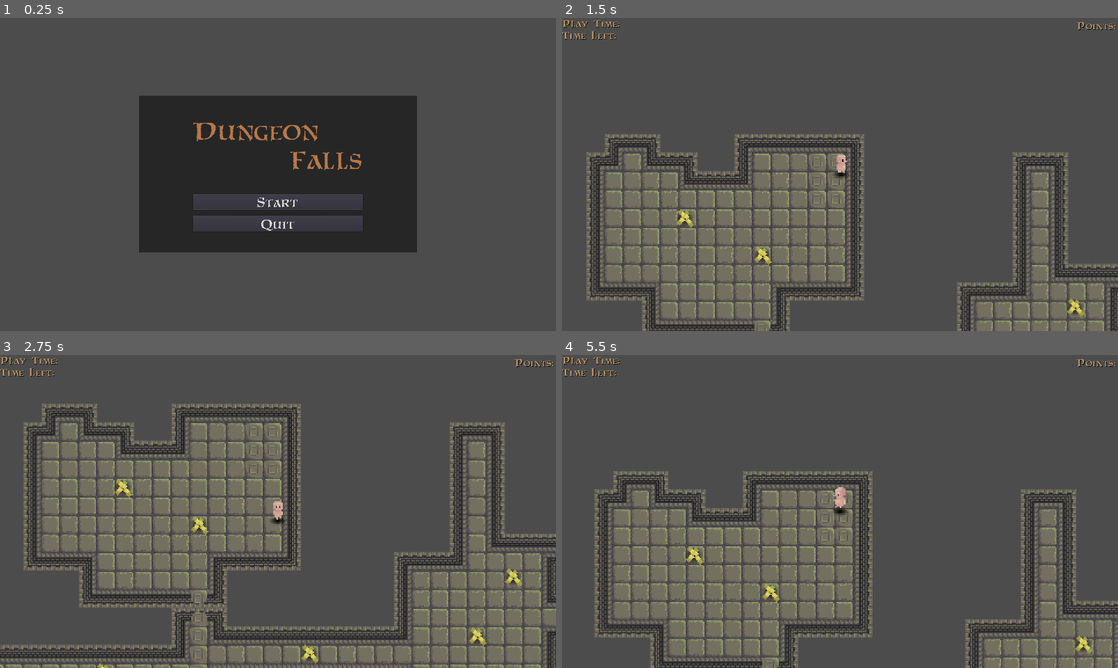
Above: before the commit, frames 1-4 (two rows, left to right).
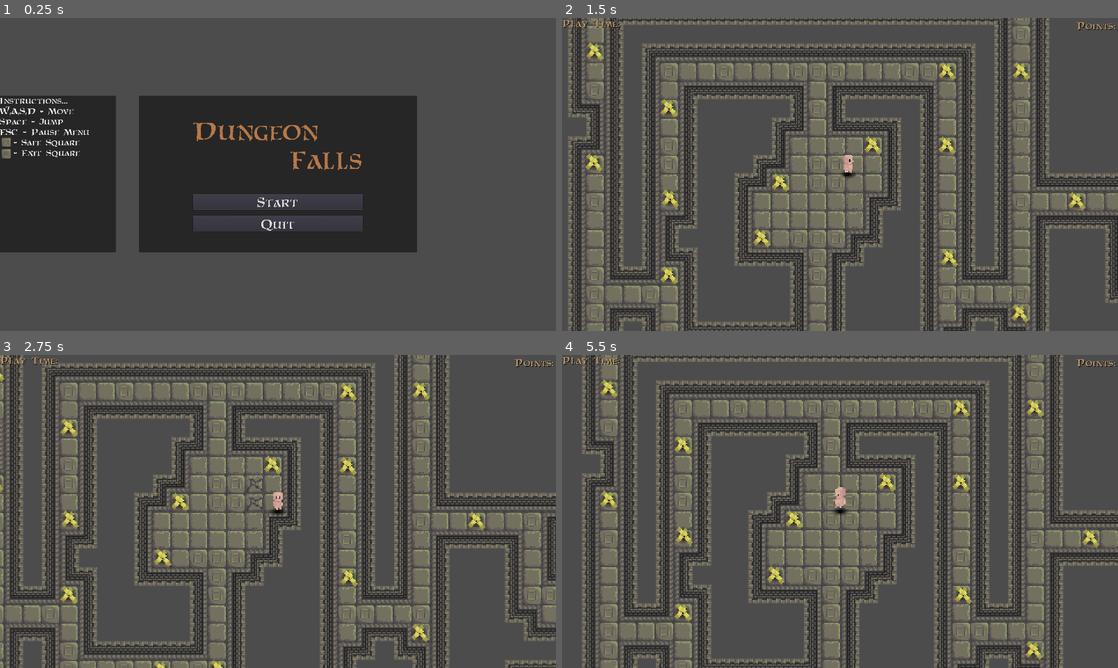
Above: after the commit, the same moments.

Repository: ObsidianBlk/DungeonFall
Game: Godot game, scene res://World.tscn
Same seed, same stepped clock (60 frames per second), same inputs: the game is played once before the commit and once after it.
Inputs:
- Up to frame 1 (0.25 s): no input
- Up to frame 2 (1.5 s): click "Start" at 0.5 s; tap Enter at 1.25 s; hold D (move_right) from 1.28 s (still down); hold Ctrl from 1.28 s (still down)
- Up to frame 3 (2.75 s): tap Space (jump) at 1.52, 2.27 s; release D (move_right) at 2.03 s; release Ctrl at 2.03 s; hold S (move_down) from 2.03 s (still down); tap Shift at 2.1 s
- Up to frame 4 (5.5 s): release S (move_down) at 2.78 s; hold D (move_right) 2.78-3.53 s; hold R 2.78-3.53 s; tap Space (jump) at 3.5, 3.77, 4.52 s; hold W (move_up) 3.53-4.28 s; tap Ctrl at 3.6 s; hold A (move_left) 4.28-5 s; hold Shift 4.28-5 s; tap Escape (ui_cancel) at 4.9 s; click "Restart" at 5 s

The runs differ from the first frame. In frame 1, 10% of the frame differs, in the area x 0-21%, y 24-75%; in frame 2, 48%; in frame 3, 50%, in the area x 0-100%, y 0-100%; in frame 4, 48%.

Commit message:
World not added last time?

Diff:
--- a/World.tscn
+++ b/World.tscn
@@ -6,6 +6,7 @@
 [ext_resource path="res://scripts/World.gd" type="Script" id=4]
 [ext_resource path="res://scripts/UI/TimersCTRL.gd" type="Script" id=5]
 [ext_resource path="res://scripts/UI/SimpleUI.gd" type="Script" id=6]
+[ext_resource path="res://assets/graphics/tilesets/tilesetA/tilesetA_Floors.png" type="Texture" id=7]
 
 [sub_resource type="DynamicFontData" id=1]
 font_path = "res://assets/fonts/SATAM___.TTF"
@@ -50,6 +51,13 @@
 [sub_resource type="DynamicFont" id=12]
 size = 32
 font_data = SubResource( 11 )
+
+[sub_resource type="DynamicFontData" id=17]
+font_path = "res://assets/fonts/SATAM___.TTF"
+
+[sub_resource type="DynamicFont" id=18]
+size = 32
+font_data = SubResource( 17 )
 
 [sub_resource type="DynamicFontData" id=13]
 font_path = "res://assets/fonts/SATAM___.TTF"
@@ -319,6 +327,7 @@
 text = "Continue to Next Level"
 
 [node name="LastLevelResults" type="Control" parent="CanvasLayer/UI"]
+visible = false
 anchor_right = 1.0
 anchor_bottom = 1.0
 script = ExtResource( 6 )
@@ -546,7 +555,6 @@
 text = "Done With Run"
 
 [node name="MainMenu" type="Control" parent="CanvasLayer/UI"]
-visible = false
 anchor_right = 1.0
 anchor_bottom = 1.0
 margin_top = -1.7818
@@ -565,6 +573,44 @@
 __meta__ = {
 "_edit_use_anchors_": false
 }
+
+[node name="ColorRect2" type="ColorRect" parent="CanvasLayer/UI/MainMenu"]
+margin_top = 270.0
+margin_right = 400.0
+margin_bottom = 810.0
+color = Color( 0, 0, 0, 0.501961 )
+__meta__ = {
+"_edit_use_anchors_": false
+}
+
+[node name="Label" type="Label" parent="CanvasLayer/UI/MainMenu/ColorRect2"]
+anchor_right = 1.0
+anchor_bottom = 1.0
+custom_fonts/font = SubResource( 18 )
+text = "Instructions...
+W,A,S,D - Move
+Space - Jump
+ESC - Pause Menu
+   - Safe Square
+   - Exit Square
+"
+__meta__ = {
+"_edit_use_anchors_": false
+}
+
+[node name="Sprite" type="Sprite" parent="CanvasLayer/UI/MainMenu/ColorRect2"]
+position = Vector2( 22, 160 )
+scale = Vector2( 2, 2 )
+texture = ExtResource( 7 )
+region_enabled = true
+region_rect = Rect2( 64, 0, 16, 16 )
+
+[node name="Sprite2" type="Sprite" parent="CanvasLayer/UI/MainMenu/ColorRect2"]
+position = Vector2( 22, 200 )
+scale = Vector2( 2, 2 )
+texture = ExtResource( 7 )
+region_enabled = true
+region_rect = Rect2( 80, 0, 16, 16 )
 
 [node name="CenterContainer" type="CenterContainer" parent="CanvasLayer/UI/MainMenu"]
 anchor_right = 1.0
--- a/scripts/World.gd
+++ b/scripts/World.gd
@@ -18,10 +18,11 @@
 # Setup an over-all game "state" system to determine what menu player is in or if they are actively in the game.
 var in_game_pause_state = false
 
-var TEST_LEVEL = "res://levels/test_level/Test_Level.tscn"
+#var TEST_LEVEL = "res://levels/test_level/Test_Level.tscn"
+var FIRST_LEVEL = "res://levels/Run_Set_A/Level1.tscn"
 var scene = null
 var level = null
-var cur_level_info = {"src":TEST_LEVEL}
+var cur_level_info = {"src":FIRST_LEVEL}
 
 var run_results = []
 var cur_level_stats = null
@@ -42,7 +43,6 @@
 func _unhandled_input(event):
 	if in_game_pause_state == true:
 		if event.is_action_pressed("ui_cancel"):
-			print("Resuming")
 			_on_game_resume()
 
 
@@ -53,7 +53,6 @@
 		"points": 0,
 		"time": 0.00
 	}
-	print(run_results)
 
 func unload_level():
 	if level != null:
@@ -97,7 +96,7 @@
 
 func _on_start():
 	cur_level_info = {
-		"src": TEST_LEVEL,
+		"src": FIRST_LEVEL,
 		"proceedural": false,
 		"seed": 0
 	}
@@ -152,8 +151,6 @@
 		total_points += res.points
 	var total_dungeons = run_results.size()
 
-	print ("total_play_time: ", total_play_time)
-	print ("total_points: ", total_points)
 
 	emit_signal("total_play_time", str(total_play_time).pad_decimals(2))
 	emit_signal("total_points_obtained", str(total_points).pad_decimals(0))
Not shown: 2 places in World.tscn that only renumber resources
